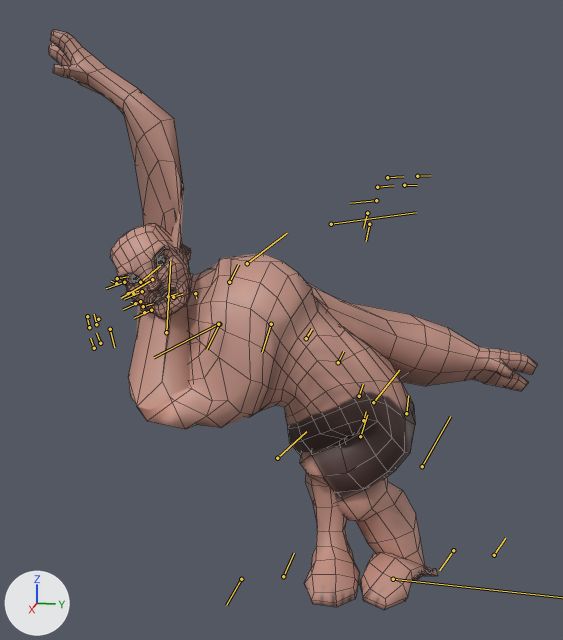
Before and after pictures for a commit that changed the FBX model KazgarsRevenge/KazgarsRevenge/KazgarsRevengeContent/Models/Player/k_onehanded_swing.fbx.
Both versions are drawn from a 50 mm camera at (0.0555, 0.0021, 0.0344) aimed at (-0.0013, -0.0092, 0.0202). The axes (+X, +Y, +Z) are drawn at lower left. The lights are the same throughout. Both versions are drawn at frame 9 of the action 'k_onehanded_swing'; the numbers are the values there. The bones that bend it are drawn over the model as lines. Mesh edges are drawn as thin lines.

The first picture shows 'kazgar_skin'.
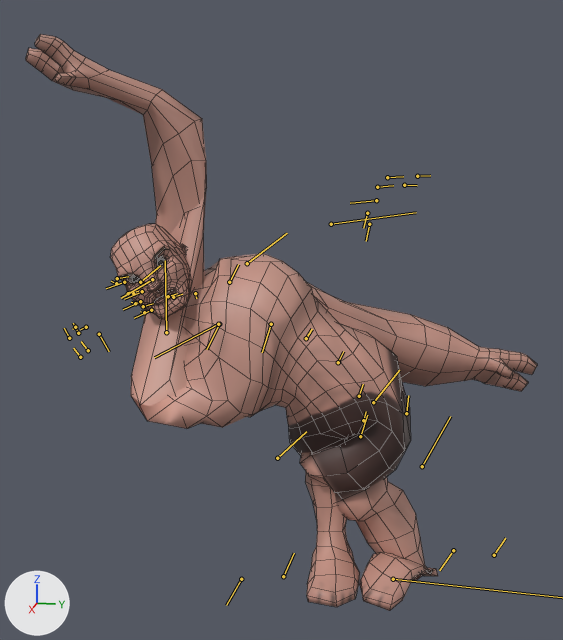
Pixel boxes [x1, y1, x2, y2] of what changed, in the pictures (563 x 640 px):
```json
{"object": "kazgar_skin", "change": "posed", "before": [49, 29, 537, 610], "after": [26, 34, 537, 611]}
{"bone": "Bone_001_R_002", "before": "(166, 332) to (170, 261)", "after": "(166, 332) to (165, 260)"}
{"bone": "Bone_001_R_004", "before": "(110, 329) to (114, 347)", "after": "(99, 334) to (109, 351)"}
```

The change, as JSON lines over the scene's bpy script:
```json
{"block": "bone_bone_001_r_002", "where": "bone_bone_001_r_002 = bpy.data.objects['Armature'].pose.bones['Bone_001_R_002']  # child of 'Bone_001_R_003'"}
{"op": "set", "path": "bone_bone_001_r_002.rotation_quaternion", "old": "(0.562, 0.805, -0.051, 0.184)", "new": "(0.578, 0.764, 0.06, 0.281)", "note": "degrees (109, -21, 8) -> degrees (101, -21, 27)"}
{"block": "bone_bone_001_r_004", "where": "bone_bone_001_r_004 = bpy.data.objects['Armature'].pose.bones['Bone_001_R_004']  # child of 'Bone_001_R_002'"}
{"op": "set", "path": "bone_bone_001_r_004.rotation_quaternion", "old": "(0.993, -0.031, -0.015, 0.113)", "new": "(0.981, -0.114, -0.051, 0.149)", "note": "degrees (-4, -1, 13) -> degrees (-14, -4, 18)"}
```
